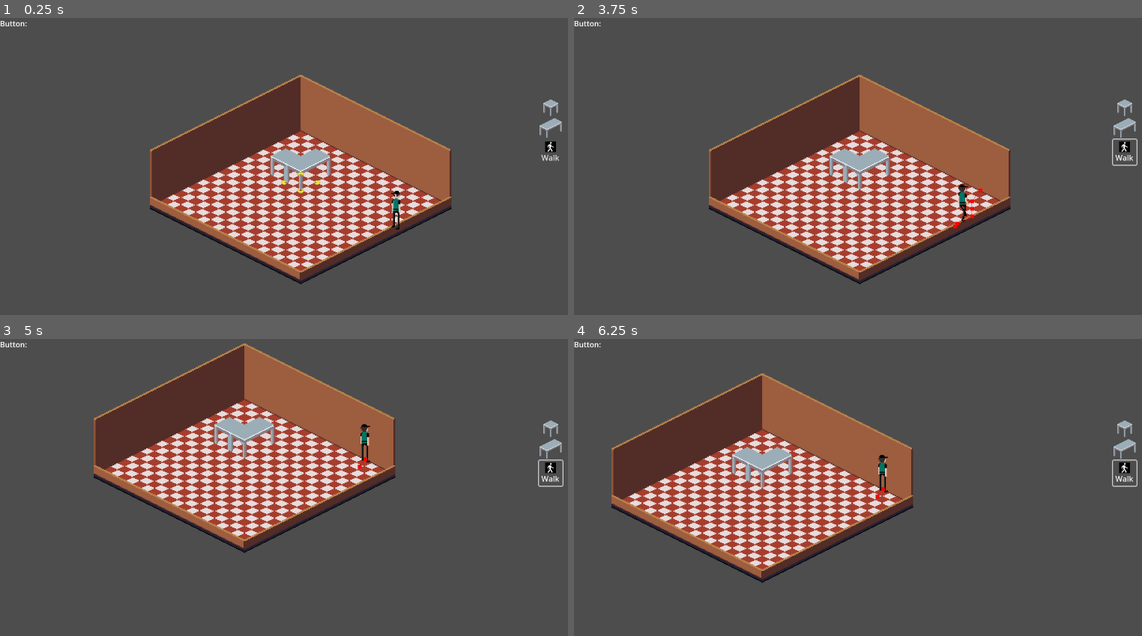
Above: before the commit, frames 1-4 (two rows, left to right).
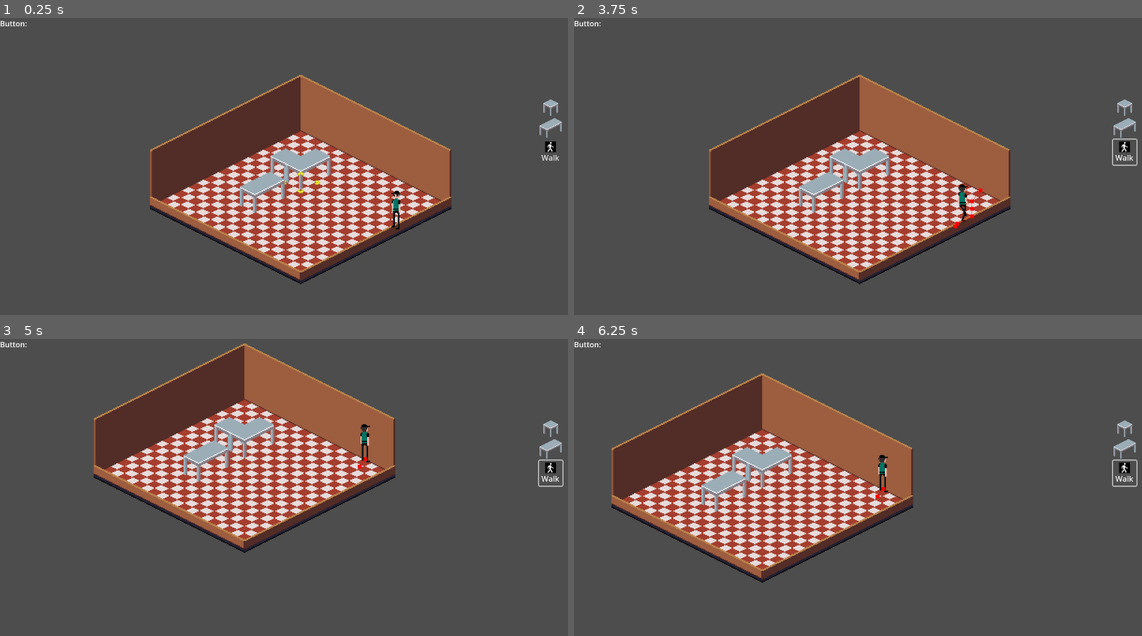
Above: after the commit, the same moments.

Repository: Evil-As-Shit/Za
Game: Godot game, scene res://Scenes/test.tscn
Same seed, same stepped clock (60 frames per second), same inputs: the game is played once before the commit and once after it.
Inputs (mouse positions are in pixels of both pictures, inside the frame that each line leads up to):
- Up to frame 1 (0.25 s): no input
- Up to frame 2 (3.75 s): click (1124, 107) at 0.52 s; click (1124, 107) at 1.27 s; click (1124, 127) at 2 s; click "Walk" at 2.75 s; tap Enter at 3.5 s; move the mouse to (1005, 169) at 3.52 s; press the mouse at (1005, 169) at 3.53 s; hold D (right) from 3.53 s (still down)
- Up to frame 3 (5 s): move the mouse to (181, 523) at 4.27 s; release D (right) at 4.28 s; release the mouse at (181, 523) at 4.28 s; hold S (down) from 4.28 s (still down); right-click (181, 523) at 4.35 s
- Up to frame 4 (6.25 s): move the mouse to (931, 434) at 5.02 s; release S (down) at 5.03 s; hold D (right) 5.03-5.78 s; hold Mouse wheel up (zoom_in) 5.03-5.78 s; move the mouse to (840, 573) at 5.77 s; hold W (up) from 5.78 s (still down); tap Mouse wheel down (zoom_out) at 5.85 s

The runs differ from the first frame. In frame 1, 0.5% of the frame differs, in the area x 42-51%, y 51-66%; in frame 2, 0.5%; in frame 3, 0.5%; in frame 4, 0.5%.

Commit message:
feat: Items can set their own blockable tiles (by containing Node2Ds with names that begin with "TileBlockable")

Diff:
--- a/Scenes/Furniture/table_1x_1.tscn
+++ b/Scenes/Furniture/table_1x1.tscn
@@ -12,3 +12,5 @@
 offset = Vector2(0, -12.5)
 region_enabled = true
 region_rect = Rect2(0, 0, 34, 42)
+
+[node name="TileBlockable" type="Node2D" parent="."]
--- a/Scenes/Furniture/table_1x2.tscn
+++ b/Scenes/Furniture/table_1x2.tscn
@@ -2,7 +2,7 @@
 
 [ext_resource type="Texture2D" uid="uid://bfgliaqa2ed7q" path="res://Assets/Sprites/furniture_spritesheet.png" id="1_jpcxa"]
 
-[node name="Table_1x1" type="Node2D"]
+[node name="Table_1x2" type="Node2D"]
 y_sort_enabled = true
 
 [node name="Sprite2D" type="Sprite2D" parent="."]
@@ -12,3 +12,8 @@
 offset = Vector2(8, -13.5)
 region_enabled = true
 region_rect = Rect2(0, 42, 50, 44)
+
+[node name="TileBlockable" type="Node2D" parent="."]
+
+[node name="TileBlockable2" type="Node2D" parent="."]
+position = Vector2(17, -7)
--- a/Scenes/test.tscn
+++ b/Scenes/test.tscn
@@ -11,7 +11,7 @@
 [ext_resource type="Script" path="res://Scripts/Controllers/InputController.gd" id="4_lk51g"]
 [ext_resource type="Texture2D" uid="uid://dtu4icefrtci5" path="res://Assets/Sprites/cursor.png" id="7_mcv5u"]
 [ext_resource type="Script" path="res://Scripts/GUI/TileMap.gd" id="8_hi6kt"]
-[ext_resource type="PackedScene" uid="uid://cok4eusvwc2xp" path="res://Scenes/Furniture/table_1x_1.tscn" id="9_hbtpm"]
+[ext_resource type="PackedScene" uid="uid://cok4eusvwc2xp" path="res://Scenes/Furniture/table_1x1.tscn" id="9_hbtpm"]
 [ext_resource type="Script" path="res://Scripts/GUI/Cursor.gd" id="10_unskv"]
 [ext_resource type="PackedScene" uid="uid://c6cq0tjrd6lvd" path="res://Scenes/Furniture/table_1x2.tscn" id="14_xn3jh"]
 
@@ -253,26 +253,6 @@
 zoom = Vector2(2, 2)
 script = ExtResource("1_56dxt")
 
-[node name="BuildingController" type="Node2D" parent="."]
-y_sort_enabled = true
-script = ExtResource("3_dura0")
-
-[node name="Table_1x1" parent="BuildingController" instance=ExtResource("9_hbtpm")]
-position = Vector2(16, -9)
-
-[node name="Table_1x2" parent="BuildingController" instance=ExtResource("14_xn3jh")]
-position = Vector2(32, -1)
-
-[node name="InputController" type="Node2D" parent="."]
-script = ExtResource("4_lk51g")
-
-[node name="UI" parent="." instance=ExtResource("1_7ptmq")]
-
-[node name="DebugLabel" type="Label" parent="UI"]
-offset_right = 40.0
-offset_bottom = 23.0
-script = ExtResource("4_h73vt")
-
 [node name="TileMap" type="TileMap" parent="."]
 z_index = -1
 y_sort_enabled = true
@@ -281,7 +261,7 @@
 format = 2
 layer_0/name = "Ground"
 layer_0/y_sort_enabled = true
-layer_0/tile_data = PackedInt32Array(-2, 65536, 0, -65537, 6 …(1253 unchanged characters)… 65536, 0, -1, 65536, 0, -131072, 65536, 327680, 0, 65536, 0, -3, 65536, 0, -131069, 6 …(417 unchanged characters)…
+layer_0/tile_data = PackedInt32Array(-2, 65536, 0, -65537, 6 …(1253 unchanged characters)… 65536, 0, -1, 65536, 0, -131072, 65536, 0, 0, 65536, 0, -3, 65536, 0, -131069, 6 …(417 unchanged characters)…
 layer_1/name = "Walls"
 layer_1/enabled = true
 layer_1/modulate = Color(1, 1, 1, 1)
@@ -291,6 +271,29 @@
 layer_1/tile_data = PackedInt32Array(-3, 65538, 0, -65538, 65538, 0, -131074, 65538, 0, -196609, 65538, 0, -262145, 655 …(1730 unchanged characters)…
 script = ExtResource("8_hi6kt")
 
+[node name="BuildingController" type="Node2D" parent="."]
+y_sort_enabled = true
+script = ExtResource("3_dura0")
+
+[node name="Table_1x1" parent="BuildingController" instance=ExtResource("9_hbtpm")]
+position = Vector2(16, -9)
+
+[node name="Table_1x2" parent="BuildingController" instance=ExtResource("14_xn3jh")]
+position = Vector2(32, -1)
+
+[node name="Table_1x22" parent="BuildingController" instance=ExtResource("14_xn3jh")]
+position = Vector2(-17, 24)
+
+[node name="InputController" type="Node2D" parent="."]
+script = ExtResource("4_lk51g")
+
+[node name="UI" parent="." instance=ExtResource("1_7ptmq")]
+
+[node name="DebugLabel" type="Label" parent="UI"]
+offset_right = 40.0
+offset_bottom = 23.0
+script = ExtResource("4_h73vt")
+
 [node name="Worker" parent="." instance=ExtResource("1_vr3rk")]
 position = Vector2(134, 47)
 
--- a/Scenes/ui.tscn
+++ b/Scenes/ui.tscn
@@ -2,7 +2,7 @@
 
 [ext_resource type="Script" path="res://Scripts/GUI/ui.gd" id="1_qf18t"]
 [ext_resource type="Texture2D" uid="uid://bfgliaqa2ed7q" path="res://Assets/Sprites/furniture_spritesheet.png" id="3_37igo"]
-[ext_resource type="PackedScene" uid="uid://cok4eusvwc2xp" path="res://Scenes/Furniture/table_1x_1.tscn" id="3_u8mdx"]
+[ext_resource type="PackedScene" uid="uid://cok4eusvwc2xp" path="res://Scenes/Furniture/table_1x1.tscn" id="3_u8mdx"]
 [ext_resource type="Script" path="res://Scripts/GUI/UIBUtton.gd" id="3_ucfmw"]
 [ext_resource type="Texture2D" uid="uid://c35e7ghsbapk6" path="res://Assets/Sprites/walk.png" id="4_df54m"]
 
@@ -36,7 +36,7 @@
 offset_bottom = 210.0
 vertical = true
 
-[node name="build_table_1x_1" type="TextureButton" parent="Control/BoxContainer"]
+[node name="build_table_1x1" type="TextureButton" parent="Control/BoxContainer"]
 texture_filter = 1
 layout_mode = 2
 texture_normal = SubResource("AtlasTexture_bniil")
--- a/Scripts/Controllers/BuildingController.gd
+++ b/Scripts/Controllers/BuildingController.gd
@@ -1,11 +1,20 @@
 extends Node
 
-@onready var table_small = preload("res://Scenes/Furniture/table_1x_1.tscn")
+#@onready var table_small = preload("res://Scenes/Furniture/table_1x1.tscn")
 
-
+var tile_map: TileMap
 
 func _ready():
+	tile_map = GameData.tile_map
 	SignalController.build.connect(self._on_build)
+
+#	set current item tiles
+	for child in get_children():
+		for subchild in child.get_children():
+			if (subchild.name.begins_with("TileBlockable")):
+				var clicked_cell = tile_map.local_to_map(subchild.global_position)
+				var atlas_coords = tile_map.get_cell_atlas_coords(0, clicked_cell)
+				tile_map.set_cell(0,clicked_cell,1,atlas_coords)
 
 
 func _process(_delta):
--- a/Scripts/GameData.gd
+++ b/Scripts/GameData.gd
@@ -2,7 +2,7 @@
 
 #Autoloaded
 
-var tile_map: Node
+var tile_map: TileMap
 var button_hovered: String = ""
 var game_mode: String = ""
 
